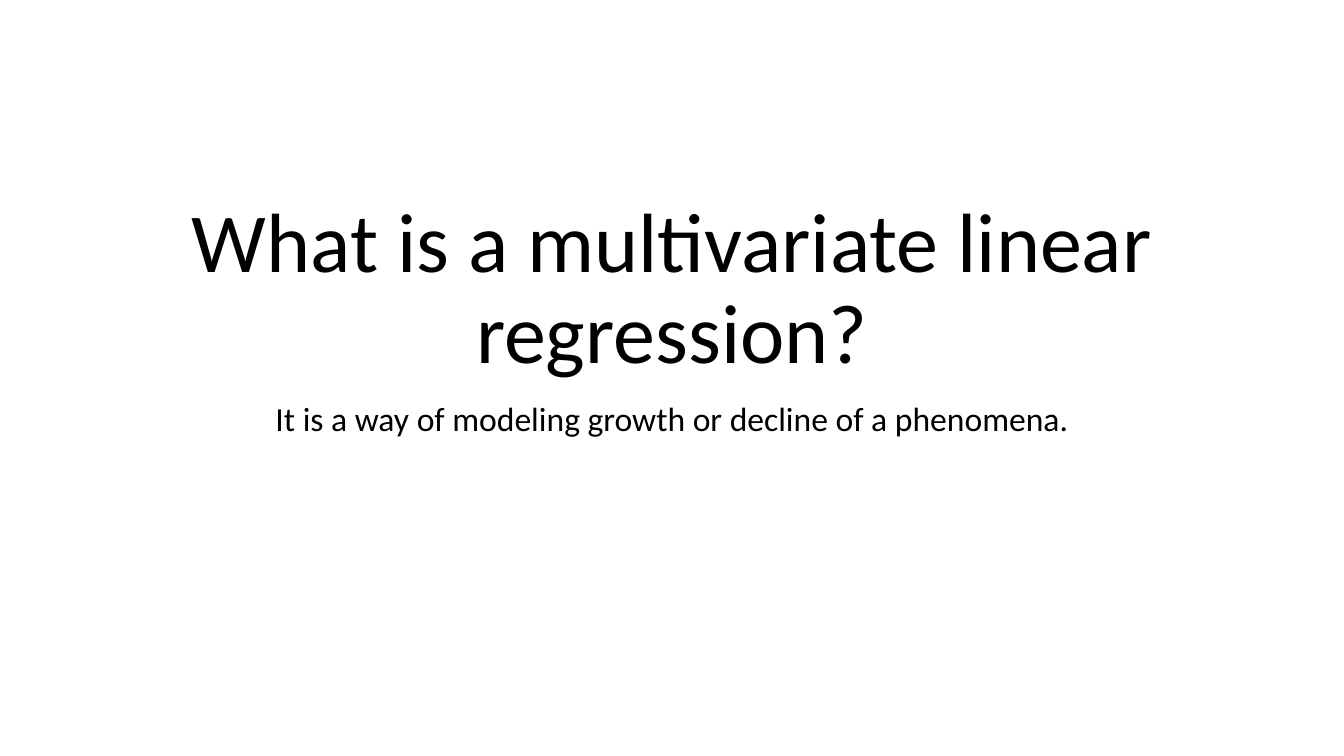
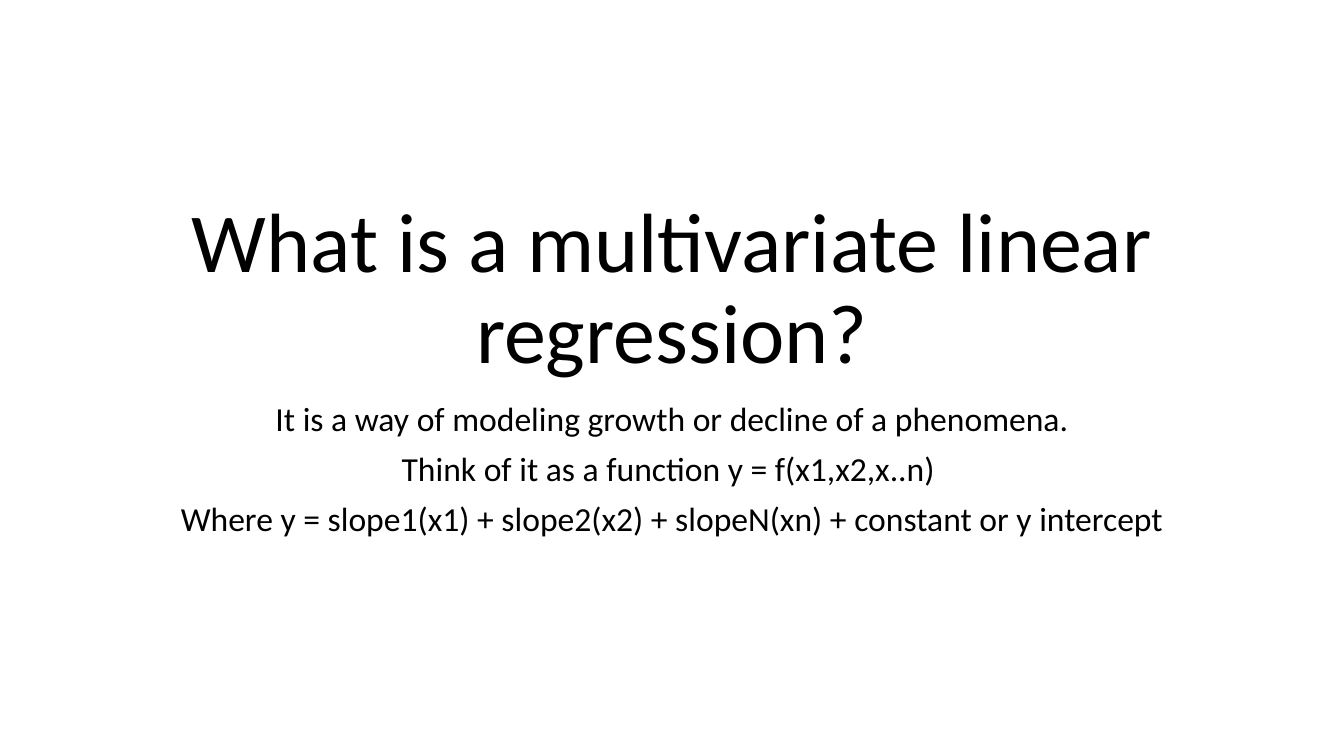
Before and after one commit to speersma/lung_cancer_project, a slide deck: slide 1 of Corey/Corey_slide.pptx. Drawn at 1344x756 pixels with LibreOffice and Linux fonts; fonts in the diff are those of the drawing. Boxes give left, top, right and bottom in pixels: in the first picture for what was removed or moved away, otherwise in the second. Text is boxed around its words. In the diff, an @@ line names an element or a change of style, - is before the commit and + after.

```diff
--- a/Corey/Corey_slide.pptx
+++ b/Corey/Corey_slide.pptx
@@ subtitle at [181, 456, 1162, 537]: paragraphs added @@
+Think of it as a function y = f(x1,x2,x..n)
+Where y = slope1(x1) + slope2(x2) + slopeN(xn) + constant or y intercept
```
Also in this commit, not shown: 2 other slides changed, 3 other files.
